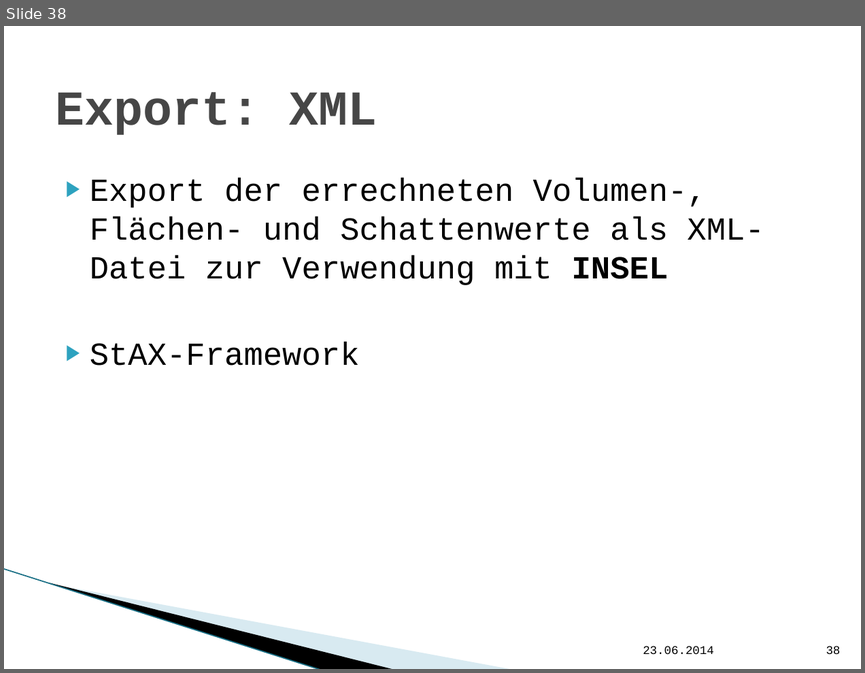
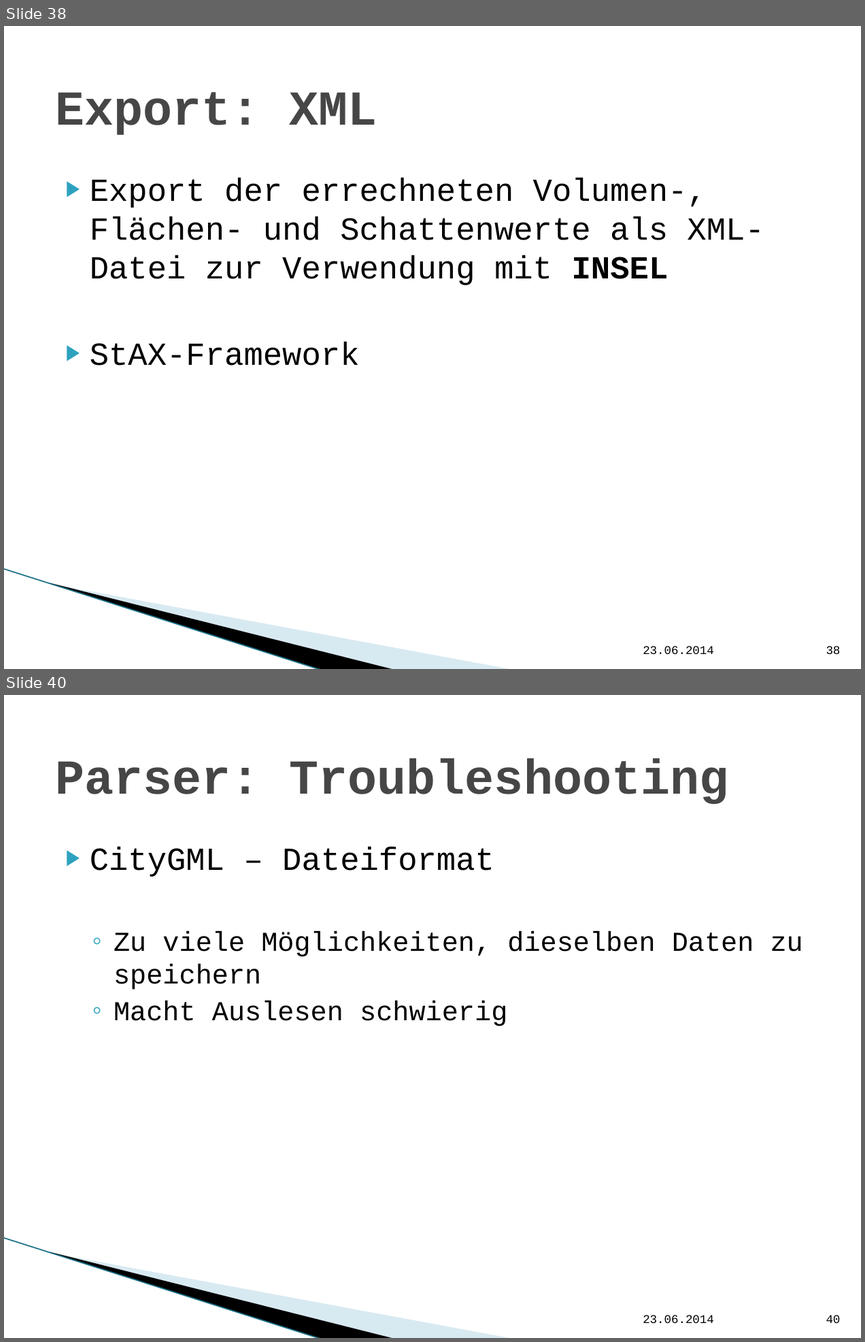
Before and after one commit to hft-swp/stuff, a slide deck: doku/präsentation nicht komplett/vCity-Präsentation.pptx. Shown one above the other, each under a label of ours: slide 38 before the commit, slides 38 and 40 after it; the slides between them are not shown. The pictures are 865x673 and 865x1342 pixels, drawn with LibreOffice and Linux fonts; fonts in the diff are those of the drawing; background and template pictures are left out. Boxes give left, top, right and bottom in pixels: in the first picture for what was removed or moved away, otherwise in the second. Text is boxed around its words. In the diff, an @@ line names an element or a change of style, - is before the commit and + after.

```diff
--- a/doku/präsentation nicht komplett/vCity-Präsentation.pptx
+++ b/doku/präsentation nicht komplett/vCity-Präsentation.pptx
@@ slide 40 added at bbox=[4, 695, 861, 1338], background #FFFFFF; not listed: 3 template elements that a slide beside it also shows @@
@@ title added at bbox=[55, 759, 729, 804], 41 pt, text #464646, bold @@
+Parser: Troubleshooting
@@ text added at bbox=[90, 847, 803, 1026], 23 pt, text #000000 @@
+▶ CityGML – Dateiformat
+  ◦ Zu viele Möglichkeiten, dieselben Daten zu speichern
+  ◦ Macht Auslesen schwierig
@@ text added at bbox=[643, 1314, 714, 1323], 10 pt, text #000000 @@
+23.06.2014
@@ page number added at bbox=[826, 1314, 840, 1323], 10 pt, text #000000 @@
+40
```
Also in this commit, not shown: 3 slides changed.
